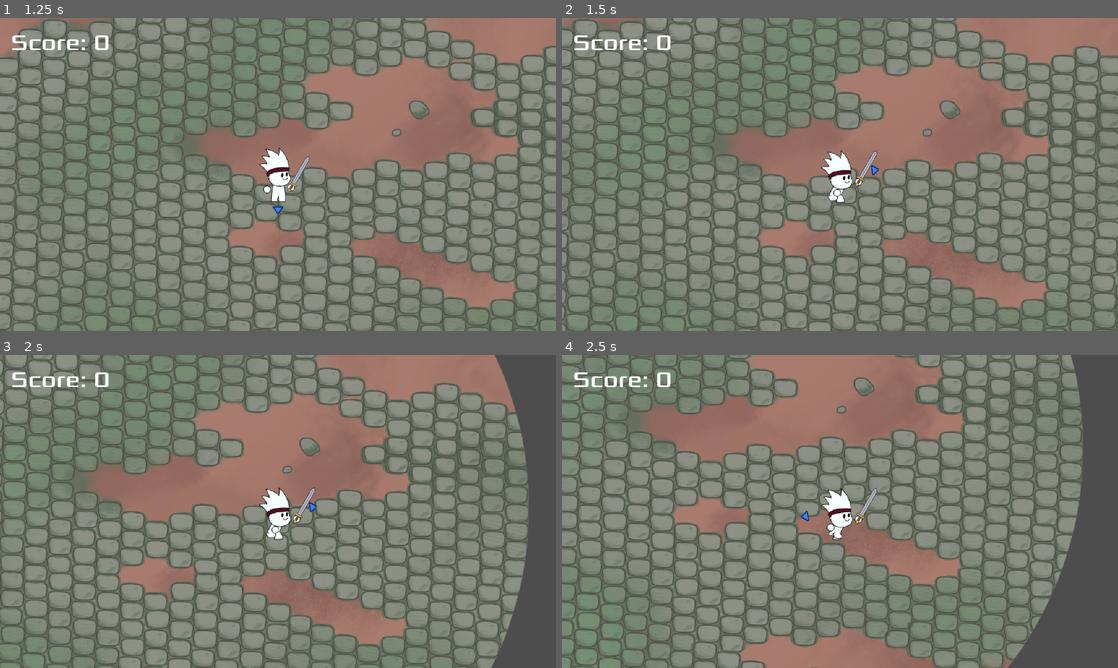
Above: before the commit, frames 1-4 (two rows, left to right).
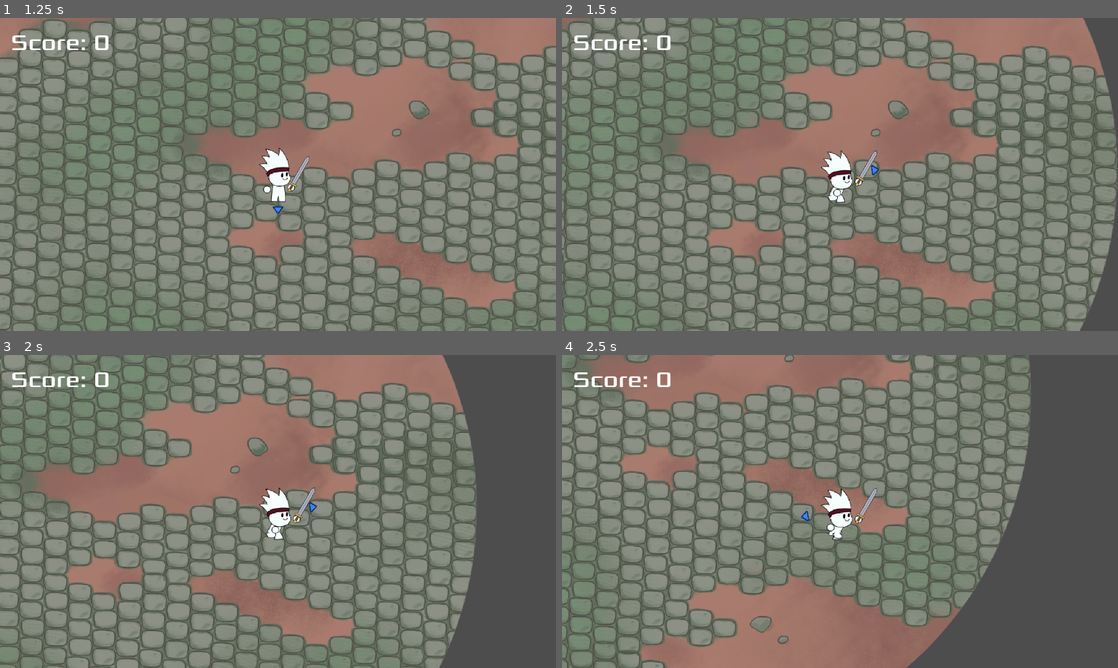
Above: after the commit, the same moments.

Repository: freddder/GMTK_Jam_2024
Game: Godot game, scene res://scenes/main_menu.tscn
The game is run twice, just before and just after one commit, with the same random seed, the same clock (stepped at 60 frames per second) and the same inputs. The engine's default icon, where the game draws it, is replaced by a stand-in: a white triangle on a blue panel in a dark square.
Inputs (mouse positions are in pixels of both pictures, inside the frame that each line leads up to):
- Up to frame 1 (1.25 s): click "Play" at 0.5 s
- Up to frame 2 (1.5 s): move the mouse to (962, 158) at 1.27 s; hold D (move_right) from 1.28 s (still down); hold Shift (dash, bound only after the commit) from 1.28 s (still down)
- Up to frame 3 (2 s): keep holding D (move_right); keep holding Shift (dash, bound only after the commit)
- Up to frame 4 (2.5 s): move the mouse to (728, 527) at 2.02 s; release D (move_right) at 2.03 s; release Shift (dash, bound only after the commit) at 2.03 s; hold S (move_down) from 2.03 s (still down); tap Space (heavy_attack) at 2.1 s; tap Shift (dash, bound only after the commit) at 2.3 s

Frame 1 is identical in both runs. In frame 2, 39% of the frame differs, in the area x 0-100%, y 0-100%; in frame 3, 42%; in frame 4, 58%, in the area x 0-94%, y 0-100%.

Commit message:
dash

Diff:
--- a/project.godot
+++ b/project.godot
@@ -77,6 +77,11 @@
 "events": [Object(InputEventKey,"resource_local_to_scene":false,"resource_name":"","device":-1,"window_id":0,"alt_press …(195 unchanged characters)…
 ]
 }
+dash={
+"deadzone": 0.5,
+"events": [Object(InputEventKey,"resource_local_to_scene":false,"resource_name":"","device":-1,"window_id":0,"alt_pressed":false,"shift_pressed":false,"ctrl_pressed":false,"meta_pressed":false,"pressed":false,"keycode":0,"physical_keycode":4194325,"key_label":0,"unicode":0,"location":0,"echo":false,"script":null)
+]
+}
 
 [layer_names]
 
--- a/scripts/player.gd
+++ b/scripts/player.gd
@@ -47,6 +47,10 @@
 @export var charge_exp: float = 0.6
 @export var charge_delay: float = 0.5
 
+@export_category("Dash")
+@export var default_dash_distance : float = 100.0
+@export var default_dash_cooldown: float = 0.9
+
 var mouse_direction_angle_rad: float = 0.0
 var attack_charge_start_time: float = 0.0
 var charging_attack_type := AttackType.Invalid
@@ -64,6 +68,8 @@
 	AttackType.Thrust: -2.0,
 	AttackType.GroundPound: -2.0,
 }
+
+var last_dash_start_time: float = -2.0
 
 
 func _ready() -> void:
@@ -420,6 +426,21 @@
 		on_attack_released()
 
 
+func handle_dash_input(event: InputEvent) -> void:
+	if !should_move():
+		return
+
+	var elapsed_time := (Time.get_ticks_msec() - last_dash_start_time) / 1000.0
+	var is_on_cooldown := default_dash_cooldown > elapsed_time
+	if is_on_cooldown:
+		return
+
+#	var dash_direction := Vector2(cos(mouse_direction_angle_rad), sin(mouse_direction_angle_rad))
+	var dash_direction := Input.get_vector("move_left", "move_right", "move_up", "move_down")
+	var dash_strength := default_dash_distance
+	pending_knockback_forces.push_back(dash_direction * dash_strength)
+
+
 func _input(event: InputEvent) -> void:
 	if !is_alive():
 		return
@@ -430,6 +451,8 @@
 		handle_secondary_attack_input(event)
 	elif event.is_action("heavy_attack"):
 		handle_heavy_attack_input(event)
+	elif event.is_action_pressed("dash"):
+		handle_dash_input(event)
 
 
 func should_move() -> bool:
